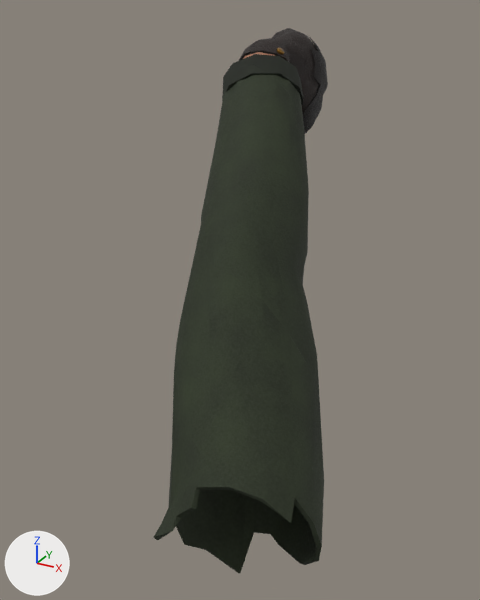
What one commit did to the glTF model assets/models/weapons/fp_right_hand.glb.
Before and after are seen from a 50 mm camera at (0.355, -0.716, 0.061) aimed at (0.084, -0.224, -0.185). The axes (+X, +Y, +Z) are drawn at lower left. The lights are the same throughout. The picture after the commit comes second. Vertices at exactly the same position are counted once.

In view in the first picture: 'FPRightHand'.
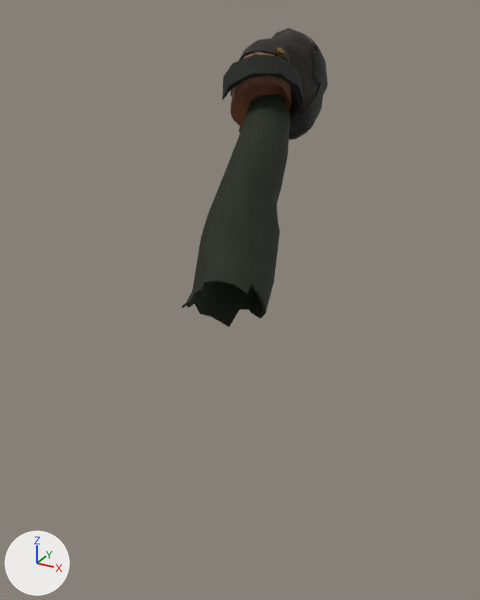
Where the change shows, as pixel boxes (x1, y1, x2, y2) in the pictures (480 x 600 px; the box of a moved part takes in the faces that stretch with it):
'FPRightHand', reshaped (16% narrower, 45% shorter)
    before: (153, 28, 328, 573)
    after: (182, 28, 328, 327)
part 1 of me_base_002, moved or reshaped
    before: (153, 75, 324, 573)
    after: (182, 95, 290, 327)

Patch to the scene script:
```diff
--- a/assets/models/weapons/fp_right_hand.glb.py
+++ b/assets/models/weapons/fp_right_hand.glb.py
@@ me_base_002 @@
 # used by ob_fprighthand; location = (0.0, 0.0, 0.0)
-me_base_002.from_pydata(...)  # 1433 vertices, 2817 faces; spans x -0.052..0.246, y -0.463..0.081, z -0.309..0.042
+me_base_002.from_pydata(...)  # 1433 vertices, 2817 faces; spans x -0.052..0.161, y -0.364..0.081, z -0.161..0.042
+# me_base_002 part 1: the loose piece of 237 vertices spanning x 0.027..0.246, y -0.463..-0.112, z -0.309..0.021 is scaled about its middle by (0.52, 0.72, 0.45), then moved by (-0.032, 0.05, 0.057)
 me_base_002.materials.append(mat_fpskin)
```
